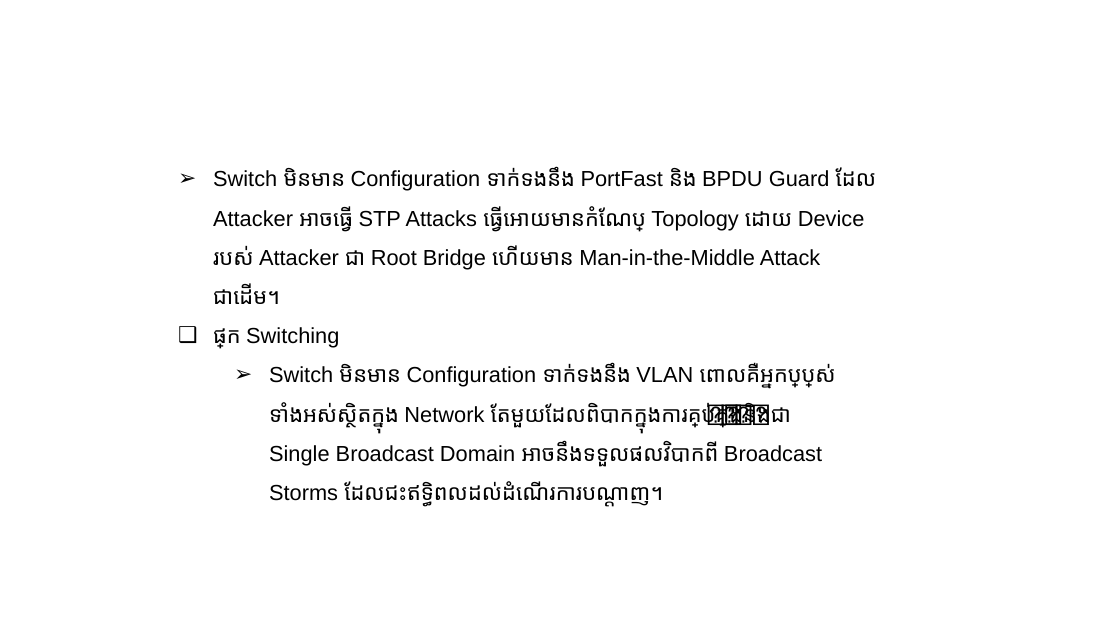
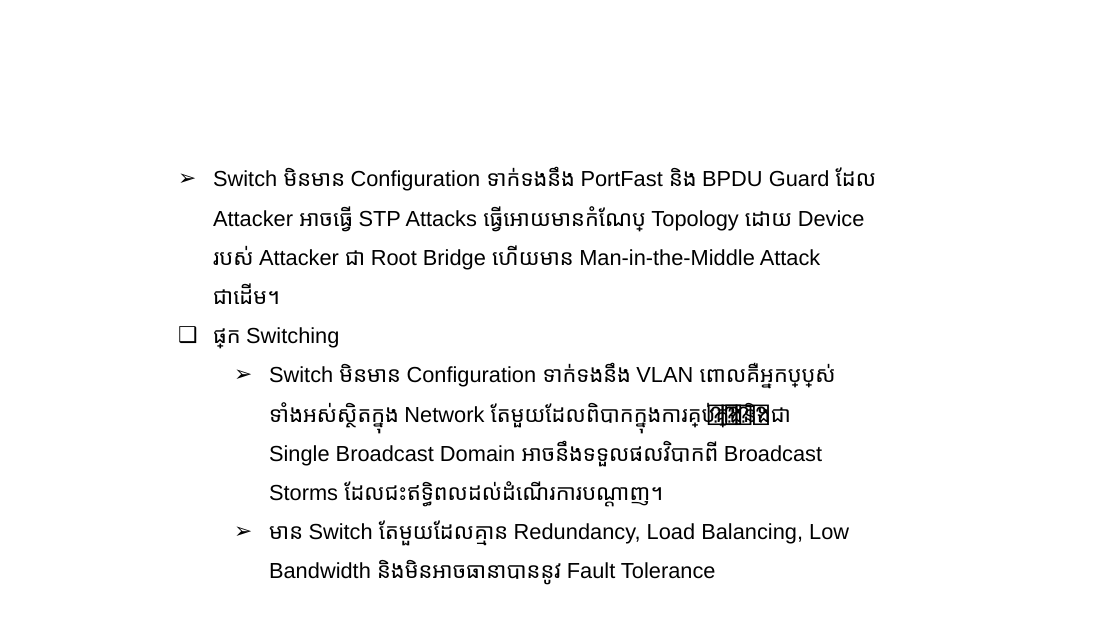
Before and after one commit to VirithHeang12/network, a slide deck: slide 8 of 161997-network-cable-template-16x9.pptx. Drawn at 1120x630 pixels with LibreOffice and Linux fonts; fonts in the diff are those of the drawing; background and template pictures are left out. Boxes give left, top, right and bottom in pixels: in the first picture for what was removed or moved away, otherwise in the second. Text is boxed around its words. In the diff, an @@ line names an element or a change of style, - is before the commit and + after.

```diff
--- a/161997-network-cable-template-16x9.pptx
+++ b/161997-network-cable-template-16x9.pptx
@@ text at [269, 520, 849, 585]: paragraph added @@
+    ➢ មាន Switch តែមួយដែលគ្មាន Redundancy, Load Balancing, Low Bandwidth និងមិនអាចធានាបាននូវ Fault Tolerance
```
Also in this commit, not shown: 3 other slides changed, 4 slides added, 1 other file.
